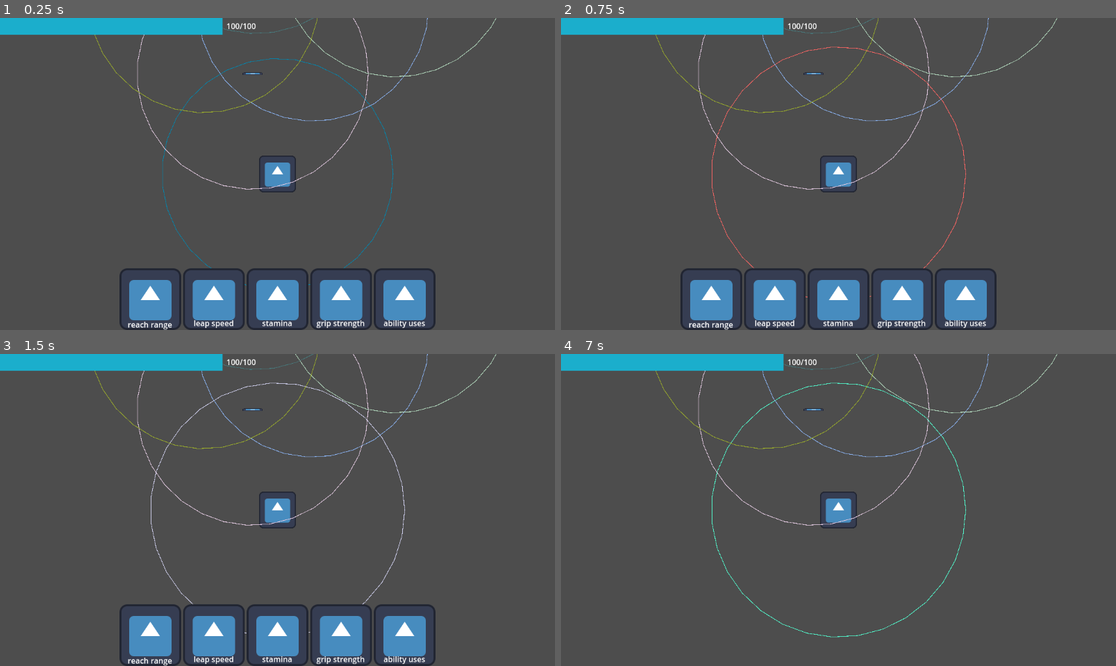
Above: before the commit, frames 1-4 (two rows, left to right).
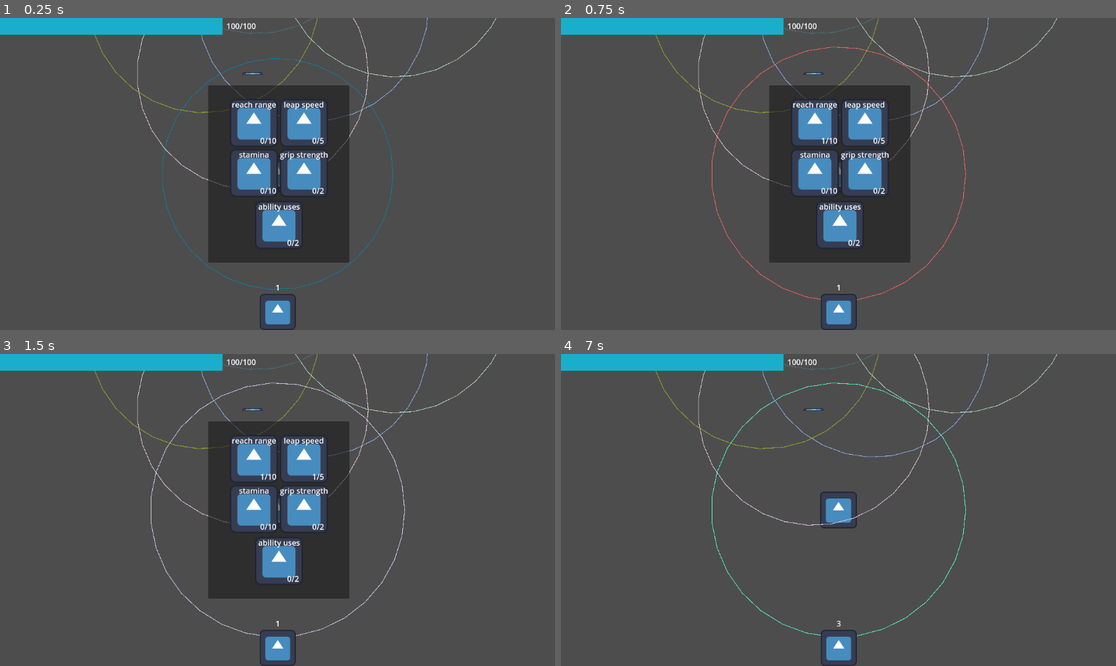
Above: after the commit, the same moments.

Repository: Pyran99/GameOff-Jam
Game: Godot game, scene res://scenes/game.tscn
Two runs of this game, one before a commit and one after it. Both use one fixed random seed, a clock stepped at 60 frames per second and the inputs below. The engine's default icon, where the game draws it, is replaced by a stand-in: a white triangle on a blue panel in a dark square.
Inputs (mouse positions are in pixels of both pictures, inside the frame that each line leads up to):
- Up to frame 1 (0.25 s): no input
- Up to frame 2 (0.75 s): click "reach range" at 0.5 s
- Up to frame 3 (1.5 s): click "leap speed" at 1.25 s
- Up to frame 4 (7 s): click "stamina" at 2 s; click "grip strength" at 2.75 s; click "ability uses" at 3.5 s; tap Enter at 4.25, 5.75 s; move the mouse to (816, 410) at 4.27 s; hold D (right) 4.28-5.03 s; hold 1 (1) 4.28-5.03 s; tap 2 (2) at 4.55, 5.1 s; tap Space at 5, 6.5 s; move the mouse to (727, 525) at 5.02 s; hold S (down) 5.03-5.78 s; tap 3 (3) at 5.3 s; move the mouse to (894, 441) at 5.77 s; hold D (right) 5.78-6.53 s; hold 3 (3) 5.78-6.53 s; tap 4 (4) at 6.05, 6.6 s; move the mouse to (810, 572) at 6.52 s; hold W (up) from 6.53 s (still down); tap 5 (5) at 6.8 s

The runs differ from the first frame. In frame 1, 19% of the frame differs, in the area x 21-79%, y 21-100%; in frame 2, 19%; in frame 3, 19%; in frame 4, 0.5%.

Commit message:
start ui

Diff:
--- a/scenes/game_ui.gd
+++ b/scenes/game_ui.gd
@@ -3,18 +3,33 @@
 
 @onready var stamina_bar: TextureProgressBar = $Stamina
 @onready var stamina_text: Label = $Stamina/Label
+@onready var ability_uses_text: Label = $Ability/UsesLeft
+var ability_uses_left: int
 
 
 func _ready() -> void:
 	stamina_bar.max_value = PlayerStats.base_stamina
-	pass
+	stamina_bar.value = PlayerStats.stamina
+#	ability_uses_left = PlayerStats.ability_uses
+	ability_uses_text.text = str(PlayerStats.ability_uses)
+	PlayerStats.connect("stamina_changed", _on_stamina_value_changed)
+	PlayerStats.connect("ability_upgraded", ability_use_upgraded)
 
 
 func _process(delta: float) -> void:
-	stamina_bar.value = PlayerStats.stamina
-
 	pass
 
 
 func _on_stamina_value_changed(value: float) -> void:
+	stamina_bar.value = PlayerStats.stamina
 	stamina_text.text = str(stamina_bar.value, "/", PlayerStats.base_stamina)
+
+
+func ability_use_upgraded() -> void:
+#	ability_uses_left = PlayerStats.ability_uses
+	ability_uses_text.text = str(PlayerStats.ability_uses)
+
+
+func _on_player_used_ability() -> void:
+#	ability_uses_left -= 1
+	ability_uses_text.text = str(PlayerStats.ability_uses)
--- a/scenes/game_ui.tscn
+++ b/scenes/game_ui.tscn
@@ -1,7 +1,8 @@
-[gd_scene load_steps=3 format=3 uid="uid://d0gipwh1a7em8"]
+[gd_scene load_steps=4 format=3 uid="uid://d0gipwh1a7em8"]
 
 [ext_resource type="Script" path="res://scenes/game_ui.gd" id="1_q8v63"]
 [ext_resource type="Texture2D" uid="uid://0p58fi4dvaby" path="res://assets/whitepixel.png" id="1_uqcpu"]
+[ext_resource type="Texture2D" uid="uid://oyxockdwh1or" path="res://icon.svg" id="3_lb73m"]
 
 [node name="Game UI" type="CanvasLayer"]
 process_mode = 1
@@ -34,4 +35,31 @@
 text = "100/100"
 horizontal_alignment = 1
 
+[node name="Ability" type="TextureRect" parent="."]
+anchors_preset = 7
+anchor_left = 0.5
+anchor_top = 1.0
+anchor_right = 0.5
+anchor_bottom = 1.0
+offset_left = -37.5
+offset_top = -75.0
+offset_right = 37.5
+grow_horizontal = 2
+grow_vertical = 0
+texture = ExtResource("3_lb73m")
+expand_mode = 1
+
+[node name="UsesLeft" type="Label" parent="Ability"]
+layout_mode = 1
+anchors_preset = 5
+anchor_left = 0.5
+anchor_right = 0.5
+offset_left = -20.0
+offset_top = -26.0
+offset_right = 20.0
+grow_horizontal = 2
+text = "3"
+horizontal_alignment = 1
+vertical_alignment = 1
+
 [connection signal="value_changed" from="Stamina" to="." method="_on_stamina_value_changed"]
--- a/scenes/player.tscn
+++ b/scenes/player.tscn
@@ -36,5 +36,6 @@
 
 [node name="Game UI" parent="." instance=ExtResource("3_jx5cs")]
 
+[connection signal="used_ability" from="." to="Game UI" method="_on_player_used_ability"]
 [connection signal="body_entered" from="ReachRange" to="." method="_on_reach_range_body_entered"]
 [connection signal="body_exited" from="ReachRange" to="." method="_on_reach_range_body_exited"]
--- a/scenes/upgrade_window.tscn
+++ b/scenes/upgrade_window.tscn
@@ -3,125 +3,244 @@
 [ext_resource type="Script" path="res://scripts/upgrade_window.gd" id="1_dy344"]
 [ext_resource type="Texture2D" uid="uid://oyxockdwh1or" path="res://icon.svg" id="1_l48e1"]
 
-[node name="UpgradeWindow" type="CanvasLayer"]
+[node name="UpgradeWindow" type="CanvasLayer" node_paths=PackedStringArray("reach_label", "leap_label", "stamina_label", "grip_label", "ability_label")]
 process_mode = 3
 script = ExtResource("1_dy344")
+reach_label = NodePath("Panel/MarginContainer/GridContainer/TextureButton/Label2")
 upgrade_increase_reach_range = 40
 max_upgrade_reach_range = 10
+leap_label = NodePath("Panel/MarginContainer/GridContainer/TextureButton2/Label3")
 upgrade_increase_leap_speed = 30
 max_upgrade_leap_speed = 5
+stamina_label = NodePath("Panel/MarginContainer/GridContainer/TextureButton3/Label4")
 upgrade_increase_stamina = 10
 max_upgrade_stamina = 10
+grip_label = NodePath("Panel/MarginContainer/GridContainer/TextureButton4/Label5")
 upgrade_increase_grip_strength = 5
 max_upgrade_grip_strength = 2
-upgrade_increase_power_uses = 1
-max_upgrade_power_uses = 2
-
-[node name="GridContainer" type="GridContainer" parent="."]
-anchors_preset = 7
-anchor_left = 0.5
-anchor_top = 1.0
-anchor_right = 0.5
-anchor_bottom = 1.0
-offset_left = -328.0
-offset_top = -128.0
-offset_right = 328.0
-grow_horizontal = 2
-grow_vertical = 0
-columns = 5
-
-[node name="TextureButton" type="TextureButton" parent="GridContainer"]
+ability_label = NodePath("Panel/MarginContainer/GridContainer2/TextureButton5/Label6")
+upgrade_increase_ability_uses = 1
+max_upgrade_ability_uses = 2
+
+[node name="Panel" type="Panel" parent="."]
+anchors_preset = 8
+anchor_left = 0.5
+anchor_top = 0.5
+anchor_right = 0.5
+anchor_bottom = 0.5
+offset_left = -144.0
+offset_top = -184.0
+offset_right = 149.0
+offset_bottom = 184.0
+grow_horizontal = 2
+grow_vertical = 2
+
+[node name="MarginContainer" type="MarginContainer" parent="Panel"]
+layout_mode = 1
+anchors_preset = 8
+anchor_left = 0.5
+anchor_top = 0.5
+anchor_right = 0.5
+anchor_bottom = 0.5
+offset_left = -101.5
+offset_top = -156.0
+offset_right = 102.5
+offset_bottom = 156.0
+grow_horizontal = 2
+grow_vertical = 2
+
+[node name="GridContainer" type="GridContainer" parent="Panel/MarginContainer"]
+layout_mode = 2
+size_flags_vertical = 0
+columns = 2
+
+[node name="TextureButton" type="TextureButton" parent="Panel/MarginContainer/GridContainer"]
+custom_minimum_size = Vector2(100, 100)
+layout_mode = 2
+size_flags_vertical = 4
+texture_normal = ExtResource("1_l48e1")
+ignore_texture_size = true
+stretch_mode = 5
+
+[node name="Label" type="Label" parent="Panel/MarginContainer/GridContainer/TextureButton"]
+layout_mode = 1
+anchors_preset = 5
+anchor_left = 0.5
+anchor_right = 0.5
+offset_left = -46.5
+offset_right = 46.5
+offset_bottom = 26.0
+grow_horizontal = 2
+text = "reach range"
+horizontal_alignment = 1
+
+[node name="Label2" type="Label" parent="Panel/MarginContainer/GridContainer/TextureButton"]
+layout_mode = 1
+anchors_preset = 3
+anchor_left = 1.0
+anchor_top = 1.0
+anchor_right = 1.0
+anchor_bottom = 1.0
+offset_left = -40.0
+offset_top = -26.0
+grow_horizontal = 0
+grow_vertical = 0
+text = "0/10"
+horizontal_alignment = 1
+vertical_alignment = 1
+
+[node name="TextureButton2" type="TextureButton" parent="Panel/MarginContainer/GridContainer"]
+custom_minimum_size = Vector2(100, 100)
+layout_mode = 2
+size_flags_horizontal = 3
+size_flags_vertical = 4
+texture_normal = ExtResource("1_l48e1")
+ignore_texture_size = true
+stretch_mode = 5
+
+[node name="Label2" type="Label" parent="Panel/MarginContainer/GridContainer/TextureButton2"]
+layout_mode = 1
+anchors_preset = 5
+anchor_left = 0.5
+anchor_right = 0.5
+offset_left = -42.0
+offset_right = 42.0
+offset_bottom = 26.0
+grow_horizontal = 2
+text = "leap speed"
+horizontal_alignment = 1
+
+[node name="Label3" type="Label" parent="Panel/MarginContainer/GridContainer/TextureButton2"]
+layout_mode = 1
+anchors_preset = 3
+anchor_left = 1.0
+anchor_top = 1.0
+anchor_right = 1.0
+anchor_bottom = 1.0
+offset_left = -40.0
+offset_top = -26.0
+grow_horizontal = 0
+grow_vertical = 0
+text = "0/10"
+horizontal_alignment = 1
+vertical_alignment = 1
+
+[node name="TextureButton3" type="TextureButton" parent="Panel/MarginContainer/GridContainer"]
+custom_minimum_size = Vector2(100, 100)
+layout_mode = 2
+size_flags_horizontal = 3
+size_flags_vertical = 4
+texture_normal = ExtResource("1_l48e1")
+ignore_texture_size = true
+stretch_mode = 5
+
+[node name="Label3" type="Label" parent="Panel/MarginContainer/GridContainer/TextureButton3"]
+layout_mode = 1
+anchors_preset = 5
+anchor_left = 0.5
+anchor_right = 0.5
+offset_left = -31.5
+offset_right = 31.5
+offset_bottom = 26.0
+grow_horizontal = 2
+text = "stamina"
+horizontal_alignment = 1
+
+[node name="Label4" type="Label" parent="Panel/MarginContainer/GridContainer/TextureButton3"]
+layout_mode = 1
+anchors_preset = 3
+anchor_left = 1.0
+anchor_top = 1.0
+anchor_right = 1.0
+anchor_bottom = 1.0
+offset_left = -40.0
+offset_top = -26.0
+grow_horizontal = 0
+grow_vertical = 0
+text = "0/10"
+horizontal_alignment = 1
+vertical_alignment = 1
+
+[node name="TextureButton4" type="TextureButton" parent="Panel/MarginContainer/GridContainer"]
+custom_minimum_size = Vector2(100, 100)
+layout_mode = 2
+size_flags_horizontal = 3
+size_flags_vertical = 4
+texture_normal = ExtResource("1_l48e1")
+ignore_texture_size = true
+stretch_mode = 5
+
+[node name="Label4" type="Label" parent="Panel/MarginContainer/GridContainer/TextureButton4"]
+layout_mode = 1
+anchors_preset = 5
+anchor_left = 0.5
+anchor_right = 0.5
+offset_left = -50.5
+offset_right = 50.5
+offset_bottom = 26.0
+grow_horizontal = 2
+text = "grip strength"
+horizontal_alignment = 1
+
+[node name="Label5" type="Label" parent="Panel/MarginContainer/GridContainer/TextureButton4"]
+layout_mode = 1
+anchors_preset = 3
+anchor_left = 1.0
+anchor_top = 1.0
+anchor_right = 1.0
+anchor_bottom = 1.0
+offset_left = -40.0
+offset_top = -26.0
+grow_horizontal = 0
+grow_vertical = 0
+text = "0/10"
+horizontal_alignment = 1
+vertical_alignment = 1
+
+[node name="GridContainer2" type="GridContainer" parent="Panel/MarginContainer"]
 layout_mode = 2
 size_flags_horizontal = 4
-size_flags_vertical = 4
-texture_normal = ExtResource("1_l48e1")
-
-[node name="Label" type="Label" parent="GridContainer/TextureButton"]
-layout_mode = 1
-anchors_preset = 12
-anchor_top = 1.0
-anchor_right = 1.0
-anchor_bottom = 1.0
-offset_top = -23.0
-grow_horizontal = 2
-grow_vertical = 0
-text = "reach range"
-horizontal_alignment = 1
-
-[node name="TextureButton2" type="TextureButton" parent="GridContainer"]
-layout_mode = 2
-size_flags_horizontal = 0
-size_flags_vertical = 0
-texture_normal = ExtResource("1_l48e1")
-
-[node name="Label2" type="Label" parent="GridContainer/TextureButton2"]
-layout_mode = 1
-anchors_preset = 12
-anchor_top = 1.0
-anchor_right = 1.0
-anchor_bottom = 1.0
-offset_top = -26.0
-grow_horizontal = 2
-grow_vertical = 0
-text = "leap speed"
-horizontal_alignment = 1
-
-[node name="TextureButton3" type="TextureButton" parent="GridContainer"]
-layout_mode = 2
-size_flags_horizontal = 0
-size_flags_vertical = 0
-texture_normal = ExtResource("1_l48e1")
-
-[node name="Label3" type="Label" parent="GridContainer/TextureButton3"]
-layout_mode = 1
-anchors_preset = 12
-anchor_top = 1.0
-anchor_right = 1.0
-anchor_bottom = 1.0
-offset_top = -26.0
-grow_horizontal = 2
-grow_vertical = 0
-text = "stamina"
-horizontal_alignment = 1
-
-[node name="TextureButton4" type="TextureButton" parent="GridContainer"]
-layout_mode = 2
-size_flags_horizontal = 0
-size_flags_vertical = 0
-texture_normal = ExtResource("1_l48e1")
-
-[node name="Label4" type="Label" parent="GridContainer/TextureButton4"]
-layout_mode = 1
-anchors_preset = 12
-anchor_top = 1.0
-anchor_right = 1.0
-anchor_bottom = 1.0
-offset_top = -26.0
-grow_horizontal = 2
-grow_vertical = 0
-text = "grip strength"
-horizontal_alignment = 1
-
-[node name="TextureButton5" type="TextureButton" parent="GridContainer"]
-layout_mode = 2
-size_flags_horizontal = 0
-size_flags_vertical = 0
-texture_normal = ExtResource("1_l48e1")
-
-[node name="Label5" type="Label" parent="GridContainer/TextureButton5"]
-layout_mode = 1
-anchors_preset = 12
-anchor_top = 1.0
-anchor_right = 1.0
-anchor_bottom = 1.0
-offset_top = -26.0
-grow_horizontal = 2
-grow_vertical = 0
+size_flags_vertical = 8
+
+[node name="TextureButton5" type="TextureButton" parent="Panel/MarginContainer/GridContainer2"]
+custom_minimum_size = Vector2(100, 100)
+layout_mode = 2
+size_flags_horizontal = 3
+size_flags_vertical = 4
+size_flags_stretch_ratio = 2.0
+texture_normal = ExtResource("1_l48e1")
+ignore_texture_size = true
+stretch_mode = 5
+
+[node name="Label5" type="Label" parent="Panel/MarginContainer/GridContainer2/TextureButton5"]
+layout_mode = 1
+anchors_preset = 5
+anchor_left = 0.5
+anchor_right = 0.5
+offset_left = -43.5
+offset_right = 43.5
+offset_bottom = 26.0
+grow_horizontal = 2
 text = "ability uses"
 horizontal_alignment = 1
 
-[connection signal="pressed" from="GridContainer/TextureButton" to="." method="upgrade_reach_range"]
-[connection signal="pressed" from="GridContainer/TextureButton2" to="." method="upgrade_leap_speed"]
-[connection signal="pressed" from="GridContainer/TextureButton3" to="." method="upgrade_stamina"]
-[connection signal="pressed" from="GridContainer/TextureButton4" to="." method="upgrade_grip_strength"]
-[connection signal="pressed" from="GridContainer/TextureButton5" to="." method="upgrade_power_uses"]
+[node name="Label6" type="Label" parent="Panel/MarginContainer/GridContainer2/TextureButton5"]
+layout_mode = 1
+anchors_preset = 3
+anchor_left = 1.0
+anchor_top = 1.0
+anchor_right = 1.0
+anchor_bottom = 1.0
+offset_left = -40.0
+offset_top = -26.0
+grow_horizontal = 0
+grow_vertical = 0
+text = "0/10"
+horizontal_alignment = 1
+vertical_alignment = 1
+
+[connection signal="pressed" from="Panel/MarginContainer/GridContainer/TextureButton" to="." method="upgrade_reach_range"]
+[connection signal="pressed" from="Panel/MarginContainer/GridContainer/TextureButton2" to="." method="upgrade_leap_speed"]
+[connection signal="pressed" from="Panel/MarginContainer/GridContainer/TextureButton3" to="." method="upgrade_stamina"]
+[connection signal="pressed" from="Panel/MarginContainer/GridContainer/TextureButton4" to="." method="upgrade_grip_strength"]
+[connection signal="pressed" from="Panel/MarginContainer/GridContainer2/TextureButton5" to="." method="upgrade_power_uses"]
--- a/scripts/player.gd
+++ b/scripts/player.gd
@@ -1,5 +1,8 @@
 extends CharacterBody2D
 class_name Player
+
+
+signal used_ability
 
 var moving: bool = false
 var can_powerup: bool = false
@@ -64,10 +67,12 @@
 
 	if event.is_action_pressed("RightClick"):
 		# activate powerup
-		if PlayerStats.ability_uses < PlayerStats.base_ability_uses:
+		if PlayerStats.ability_uses > 0 and !current_power_active:
 			print("activate powerup")
 			current_power_active = true
 			active_power()
+			PlayerStats.used_ability()
+			used_ability.emit()
 		else:
 			print("powerup not available")
 
--- a/scripts/player_stats.gd
+++ b/scripts/player_stats.gd
@@ -1,5 +1,9 @@
 extends Node
 # GLOBAL PlayerStats
+
+
+signal stamina_changed
+signal ability_upgraded
 
 @export var base_reach_range: int = 400
 @export var base_leap_speed: int = 300
@@ -12,25 +16,32 @@
 var grip_strength: int
 var ability_uses: int
 
+var current_ability_uses: int = 0
+
+# ability use starts at 1
+# use ability decrease value by 1
+# upgrade ability increase value by 1
 
 func _ready() -> void:
 	reach_range = base_reach_range
 	leap_speed = base_leap_speed
 	stamina = base_stamina
 	grip_strength = base_grip_strength
-	ability_uses = 0
+	ability_uses = base_ability_uses
 
 
 func increase_stamina(value: int) -> void:
 	stamina += value
 	if stamina > base_stamina:
 		stamina = base_stamina
+	emit_signal("stamina_changed", stamina)
 
 func decrease_stamina(value: int) -> void:
 	stamina -= value
 	if stamina <= 0:
 		stamina = 0
 		# TODO: game over
+	emit_signal("stamina_changed", stamina)
 
 
 func power_increased_reach_range() -> int:
@@ -70,4 +81,10 @@
 	# adds additional uses for powers
 	ability_uses += value
 	print(ability_uses)
+	emit_signal("ability_upgraded")
+
+
+func used_ability() -> void:
+	ability_uses -= 1
+	current_ability_uses += 1
 	pass
--- a/scripts/upgrade_window.gd
+++ b/scripts/upgrade_window.gd
@@ -3,25 +3,38 @@
 
 signal upgrade_applied
 
+@export var reach_label: Label
 @export var upgrade_increase_reach_range: int
 @export var max_upgrade_reach_range: int
 var current_reach_upgrades: int
 
+@export var leap_label: Label
 @export var upgrade_increase_leap_speed: int
 @export var max_upgrade_leap_speed: int
 var current_leap_upgrades: int
 
+@export var stamina_label: Label
 @export var upgrade_increase_stamina: int
 @export var max_upgrade_stamina: int
 var current_stamina_upgrades: int
 
+@export var grip_label: Label
 @export var upgrade_increase_grip_strength: int
 @export var max_upgrade_grip_strength: int
 var current_grip_upgrades: int
 
-@export var upgrade_increase_power_uses: int
-@export var max_upgrade_power_uses: int
-var current_power_upgrades: int
+@export var ability_label: Label
+@export var upgrade_increase_ability_uses: int
+@export var max_upgrade_ability_uses: int
+var current_ability_upgrades: int
+
+
+func _ready() -> void:
+	reach_label.text = str(current_reach_upgrades, "/", max_upgrade_reach_range)
+	leap_label.text = str(current_leap_upgrades, "/", max_upgrade_leap_speed)
+	stamina_label.text = str(current_stamina_upgrades, "/", max_upgrade_stamina)
+	grip_label.text = str(current_grip_upgrades, "/", max_upgrade_grip_strength)
+	ability_label.text = str(current_ability_upgrades, "/", max_upgrade_ability_uses)
 
 
 func upgrade_reach_range() -> void:
@@ -29,27 +42,32 @@
 		PlayerStats.upgrade_reach_range(upgrade_increase_reach_range)
 		emit_signal("upgrade_applied")
 		current_reach_upgrades += 1
+		reach_label.text = str(current_reach_upgrades, "/", max_upgrade_reach_range)
 
 func upgrade_leap_speed() -> void:
 	if current_leap_upgrades < max_upgrade_leap_speed:
 		PlayerStats.upgrade_leap_speed(upgrade_increase_leap_speed)
 		emit_signal("upgrade_applied")
 		current_leap_upgrades += 1
+		leap_label.text = str(current_leap_upgrades, "/", max_upgrade_leap_speed)
 
 func upgrade_stamina() -> void:
 	if current_stamina_upgrades < max_upgrade_stamina:
 		PlayerStats.upgrade_stamina_capacity(upgrade_increase_stamina)
 		emit_signal("upgrade_applied")
 		current_stamina_upgrades += 1
+		stamina_label.text = str(current_stamina_upgrades, "/", max_upgrade_stamina)
 
 func upgrade_grip_strength() -> void:
 	if current_grip_upgrades < max_upgrade_grip_strength:
 		PlayerStats.upgrade_grip_strength(upgrade_increase_grip_strength)
 		emit_signal("upgrade_applied")
 		current_grip_upgrades += 1
+		grip_label.text = str(current_grip_upgrades, "/", max_upgrade_grip_strength)
 
 func upgrade_power_uses() -> void:
-	if current_power_upgrades < max_upgrade_power_uses:
-		PlayerStats.upgrade_extra_power_use(upgrade_increase_power_uses)
+	if current_ability_upgrades < max_upgrade_ability_uses:
+		PlayerStats.upgrade_extra_power_use(upgrade_increase_ability_uses)
 		emit_signal("upgrade_applied")
-		current_power_upgrades += 1
+		current_ability_upgrades += 1
+		ability_label.text = str(current_ability_upgrades, "/", max_upgrade_ability_uses)
